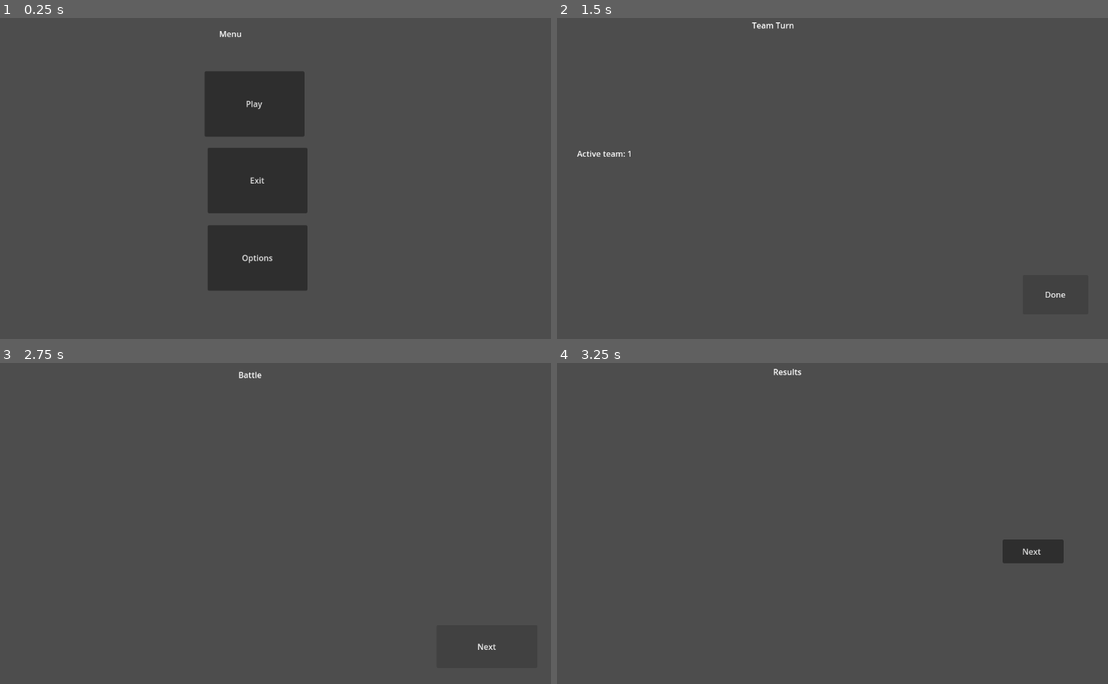
Above: before the commit, frames 1-4 (two rows, left to right).
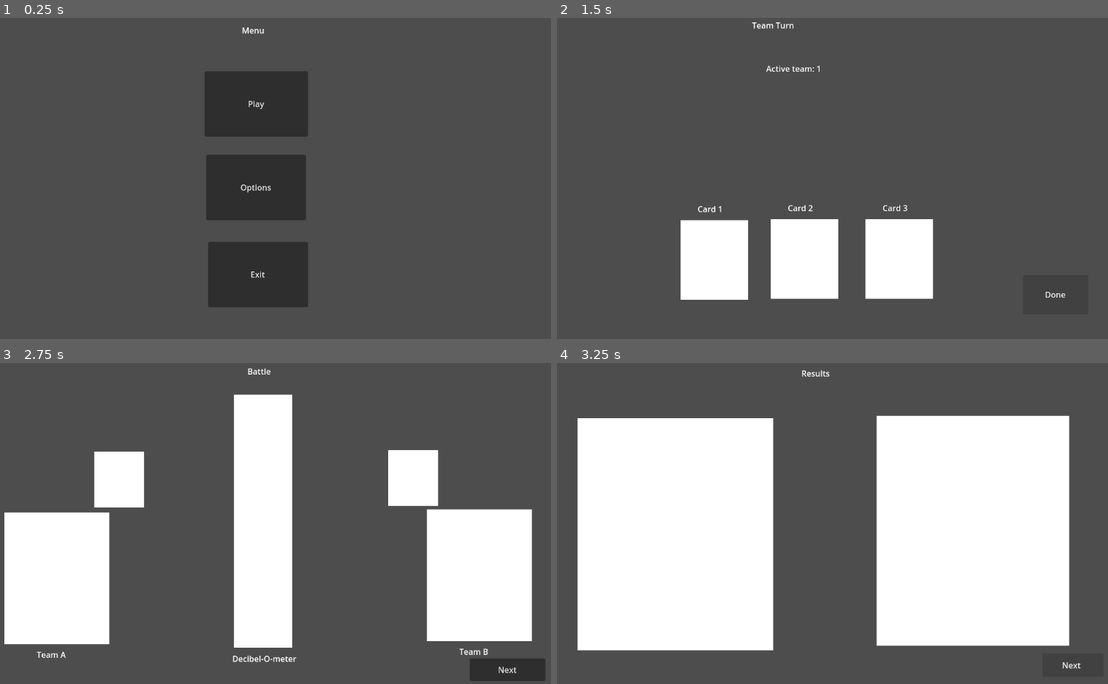
Above: after the commit, the same moments.

Repository: bastifpv/Giggle-o-Meter
Game: Godot game, scene res://scenes/menu.tscn
Same seed, same stepped clock (60 frames per second), same inputs: the game is played once before the commit and once after it.
Inputs:
- Up to frame 1 (0.25 s): no input
- Up to frame 2 (1.5 s): click "Play" at 0.5 s; click "Done" at 1.25 s
- Up to frame 3 (2.75 s): click "Done" at 2 s
- Up to frame 4 (3.25 s): click "Next" at 2.75 s

The runs differ from the first frame. In frame 1, 3.0% of the frame differs, in the area x 37-56%, y 2-91%; in frame 2, 9.5%; in frame 3, 28%; in frame 4, 51%, in the area x 3-95%, y 1-96%.

Commit message:
Added place holders for all scenes. Basic concept is has all necessary placeholders.

Diff:
--- a/scenes/battle.tscn
+++ b/scenes/battle.tscn
@@ -1,24 +1,88 @@
-[gd_scene load_steps=2 format=3 uid="uid://bl4otsd4swfcr"]
+[gd_scene load_steps=5 format=3 uid="uid://bl4otsd4swfcr"]
 
 [ext_resource type="Script" path="res://scripts/battle.gd" id="1_kg5pu"]
+
+[sub_resource type="CanvasTexture" id="CanvasTexture_r3scr"]
+
+[sub_resource type="CanvasTexture" id="CanvasTexture_ugpig"]
+
+[sub_resource type="CanvasTexture" id="CanvasTexture_ms1tw"]
 
 [node name="Battle" type="Node2D"]
 script = ExtResource("1_kg5pu")
 
 [node name="CanvasLayer" type="CanvasLayer" parent="."]
 
-[node name="Label" type="Label" parent="CanvasLayer"]
-offset_left = 519.0
-offset_top = 22.0
-offset_right = 612.0
-offset_bottom = 66.0
+[node name="InfoLabel" type="Label" parent="CanvasLayer"]
+offset_left = 537.0
+offset_top = 15.0
+offset_right = 613.0
+offset_bottom = 49.0
 text = "Battle"
 
 [node name="NextButton" type="Button" parent="CanvasLayer"]
-offset_left = 912.0
-offset_top = 531.0
-offset_right = 1112.0
-offset_bottom = 616.0
+offset_left = 978.0
+offset_top = 597.0
+offset_right = 1128.0
+offset_bottom = 642.0
 text = "Next"
 
+[node name="TeamATextureRect" type="TextureRect" parent="CanvasLayer"]
+offset_left = 55.0
+offset_top = 307.0
+offset_right = 263.0
+offset_bottom = 569.0
+texture = SubResource("CanvasTexture_r3scr")
+
+[node name="Label" type="Label" parent="CanvasLayer/TeamATextureRect"]
+layout_mode = 0
+offset_left = 64.0
+offset_top = 271.0
+offset_right = 141.0
+offset_bottom = 304.0
+text = "Team A"
+
+[node name="SpeechBubbleTextureRect" type="TextureRect" parent="CanvasLayer/TeamATextureRect"]
+layout_mode = 0
+offset_left = 178.0
+offset_top = -121.0
+offset_right = 277.0
+offset_bottom = -10.0
+texture = SubResource("CanvasTexture_ugpig")
+
+[node name="TeamBTextureRect" type="TextureRect" parent="CanvasLayer"]
+offset_left = 893.0
+offset_top = 301.0
+offset_right = 1101.0
+offset_bottom = 563.0
+texture = SubResource("CanvasTexture_ms1tw")
+
+[node name="Label" type="Label" parent="CanvasLayer/TeamBTextureRect"]
+offset_left = 64.0
+offset_top = 271.0
+offset_right = 141.0
+offset_bottom = 304.0
+text = "Team B"
+
+[node name="SpeechBubbleTextureRect" type="TextureRect" parent="CanvasLayer/TeamBTextureRect"]
+offset_left = -77.0
+offset_top = -118.0
+offset_right = 22.0
+offset_bottom = -7.0
+texture = SubResource("CanvasTexture_ugpig")
+
+[node name="DecibelOmeterTextureRect2" type="TextureRect" parent="CanvasLayer"]
+offset_left = 510.0
+offset_top = 73.0
+offset_right = 626.0
+offset_bottom = 576.0
+texture = SubResource("CanvasTexture_ms1tw")
+
+[node name="Label" type="Label" parent="CanvasLayer/DecibelOmeterTextureRect2"]
+offset_left = -3.0
+offset_top = 513.0
+offset_right = 124.0
+offset_bottom = 546.0
+text = "Decibel-O-meter"
+
 [connection signal="pressed" from="CanvasLayer/NextButton" to="." method="_on_next_button_pressed"]
--- a/scenes/menu.tscn
+++ b/scenes/menu.tscn
@@ -8,31 +8,31 @@
 [node name="CanvasLayer" type="CanvasLayer" parent="."]
 
 [node name="InfoLabel" type="Label" parent="CanvasLayer"]
-offset_left = 481.0
-offset_top = 30.0
-offset_right = 597.0
-offset_bottom = 105.0
+offset_left = 526.0
+offset_top = 23.0
+offset_right = 603.0
+offset_bottom = 64.0
 text = "Menu"
 
 [node name="PlayButton" type="Button" parent="CanvasLayer"]
 offset_left = 452.0
 offset_top = 116.0
-offset_right = 650.0
+offset_right = 657.0
 offset_bottom = 246.0
 text = "Play"
 
 [node name="ExitButton" type="Button" parent="CanvasLayer"]
-offset_left = 458.0
-offset_top = 268.0
-offset_right = 656.0
-offset_bottom = 398.0
+offset_left = 459.0
+offset_top = 455.0
+offset_right = 657.0
+offset_bottom = 585.0
 text = "Exit"
 
 [node name="OptionsButton" type="Button" parent="CanvasLayer"]
-offset_left = 458.0
-offset_top = 422.0
-offset_right = 656.0
-offset_bottom = 552.0
+offset_left = 455.0
+offset_top = 282.0
+offset_right = 653.0
+offset_bottom = 412.0
 text = "Options"
 
 [connection signal="pressed" from="CanvasLayer/PlayButton" to="." method="_on_play_button_pressed"]
--- a/scenes/results.tscn
+++ b/scenes/results.tscn
@@ -1,6 +1,8 @@
-[gd_scene load_steps=2 format=3 uid="uid://b8clqhbx0rqax"]
+[gd_scene load_steps=3 format=3 uid="uid://b8clqhbx0rqax"]
 
 [ext_resource type="Script" path="res://scripts/results.gd" id="1_bjfhi"]
+
+[sub_resource type="CanvasTexture" id="CanvasTexture_bl3j7"]
 
 [node name="Results" type="Node2D"]
 script = ExtResource("1_bjfhi")
@@ -8,17 +10,31 @@
 [node name="CanvasLayer" type="CanvasLayer" parent="."]
 
 [node name="InfoLabel" type="Label" parent="CanvasLayer"]
-offset_left = 475.0
-offset_top = 16.0
-offset_right = 531.0
-offset_bottom = 39.0
+offset_left = 531.0
+offset_top = 19.0
+offset_right = 587.0
+offset_bottom = 42.0
 text = "Results"
 
 [node name="NextButton" type="Button" parent="CanvasLayer"]
-offset_left = 930.0
-offset_top = 361.0
-offset_right = 1051.0
-offset_bottom = 408.0
+offset_left = 1009.0
+offset_top = 587.0
+offset_right = 1130.0
+offset_bottom = 634.0
 text = "Next "
 
+[node name="TeamATextureRect" type="TextureRect" parent="CanvasLayer"]
+offset_left = 87.0
+offset_top = 120.0
+offset_right = 475.0
+offset_bottom = 581.0
+texture = SubResource("CanvasTexture_bl3j7")
+
+[node name="TeamBTextureRect" type="TextureRect" parent="CanvasLayer"]
+offset_left = 680.0
+offset_top = 115.0
+offset_right = 1062.0
+offset_bottom = 572.0
+texture = SubResource("CanvasTexture_bl3j7")
+
 [connection signal="pressed" from="CanvasLayer/NextButton" to="." method="_on_next_button_pressed"]
--- a/scenes/team_turn.tscn
+++ b/scenes/team_turn.tscn
@@ -1,13 +1,15 @@
-[gd_scene load_steps=2 format=3 uid="uid://bhqv8fcbklfp0"]
+[gd_scene load_steps=3 format=3 uid="uid://bhqv8fcbklfp0"]
 
 [ext_resource type="Script" path="res://scripts/team_turn.gd" id="1_oypoc"]
+
+[sub_resource type="CanvasTexture" id="CanvasTexture_kvv7k"]
 
 [node name="TeamTurn" type="Node2D"]
 script = ExtResource("1_oypoc")
 
 [node name="CanvasLayer" type="CanvasLayer" parent="."]
 
-[node name="Label" type="Label" parent="CanvasLayer"]
+[node name="InfoLabel" type="Label" parent="CanvasLayer"]
 offset_left = 433.0
 offset_top = 13.0
 offset_right = 646.0
@@ -22,10 +24,61 @@
 text = "Done"
 
 [node name="ActivePlayer" type="Label" parent="CanvasLayer"]
-offset_left = 86.0
-offset_top = 268.0
-offset_right = 293.0
-offset_bottom = 408.0
+offset_left = 461.0
+offset_top = 99.0
+offset_right = 594.0
+offset_bottom = 158.0
 text = "A or B"
 
+[node name="Card1TextureRect" type="TextureRect" parent="CanvasLayer"]
+offset_left = 291.0
+offset_top = 412.0
+offset_right = 425.0
+offset_bottom = 570.0
+texture = SubResource("CanvasTexture_kvv7k")
+
+[node name="Label" type="Label" parent="CanvasLayer/Card1TextureRect"]
+layout_mode = 1
+anchors_preset = -1
+anchor_right = 0.149
+offset_left = 34.0
+offset_top = -34.0
+offset_right = 105.034
+offset_bottom = 13.0
+text = "Card 1"
+
+[node name="Card2TextureRect" type="TextureRect" parent="CanvasLayer"]
+offset_left = 470.0
+offset_top = 410.0
+offset_right = 604.0
+offset_bottom = 568.0
+texture = SubResource("CanvasTexture_kvv7k")
+
+[node name="Label" type="Label" parent="CanvasLayer/Card2TextureRect"]
+layout_mode = 1
+anchors_preset = -1
+anchor_right = 0.149
+offset_left = 34.0
+offset_top = -34.0
+offset_right = 105.034
+offset_bottom = 13.0
+text = "Card 2"
+
+[node name="Card3TextureRect" type="TextureRect" parent="CanvasLayer"]
+offset_left = 658.0
+offset_top = 410.0
+offset_right = 792.0
+offset_bottom = 568.0
+texture = SubResource("CanvasTexture_kvv7k")
+
+[node name="Label" type="Label" parent="CanvasLayer/Card3TextureRect"]
+layout_mode = 1
+anchors_preset = -1
+anchor_right = 0.149
+offset_left = 34.0
+offset_top = -34.0
+offset_right = 105.034
+offset_bottom = 13.0
+text = "Card 3"
+
 [connection signal="pressed" from="CanvasLayer/NextButton" to="." method="_on_next_button_pressed"]
